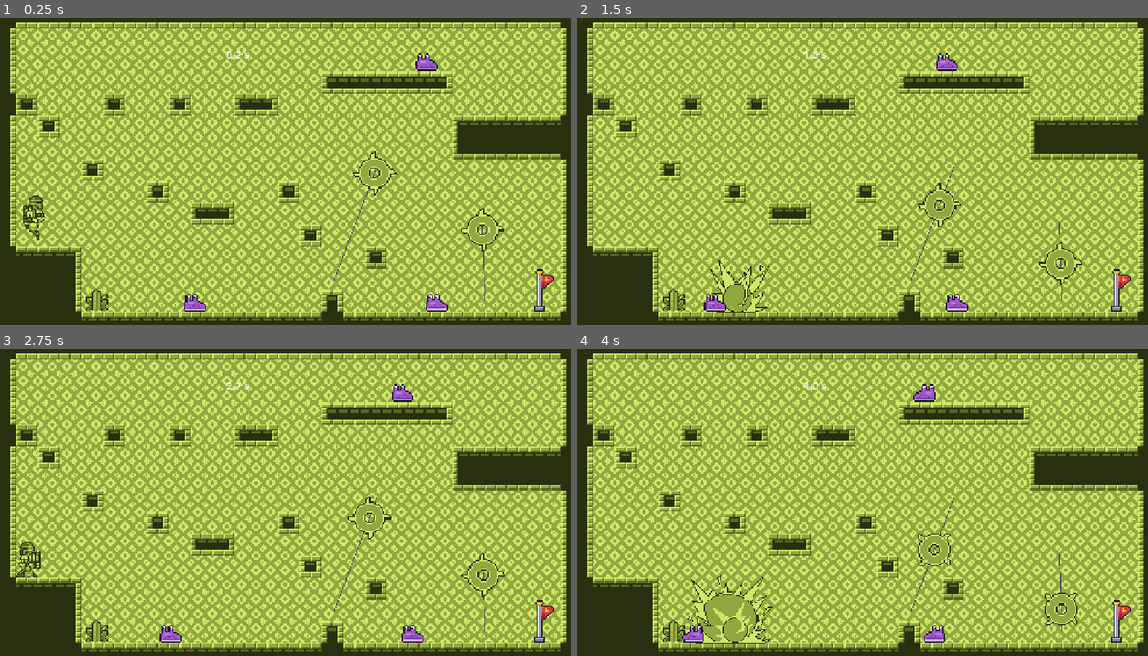
Above: before the commit, frames 1-4 (two rows, left to right).
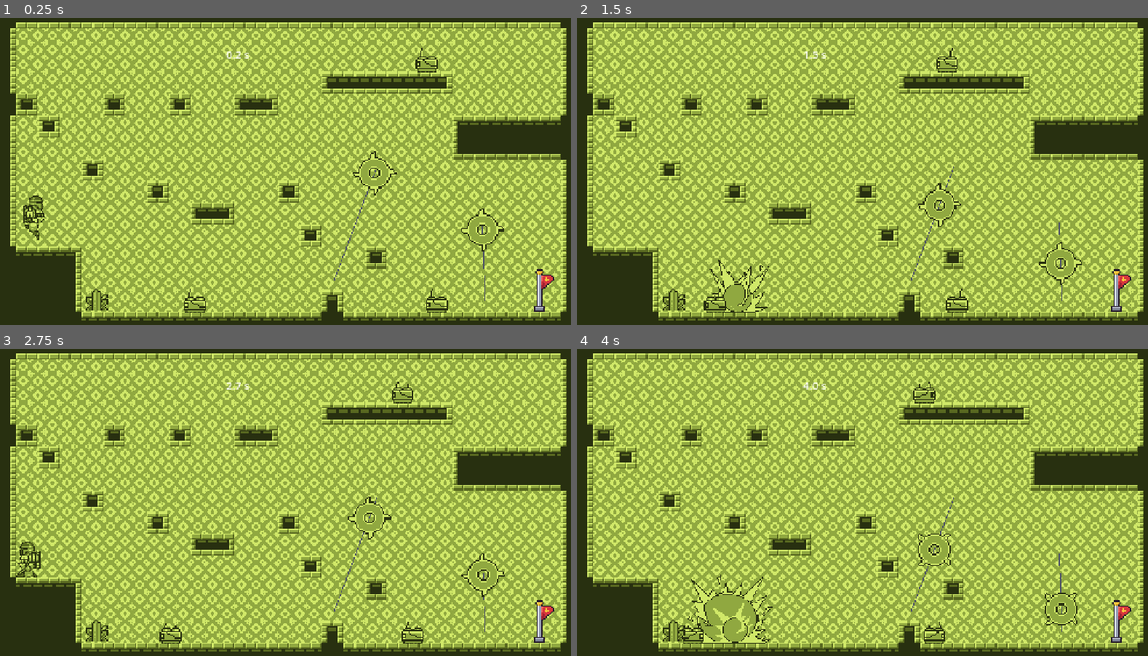
Above: after the commit, the same moments.

Repository: zliebowitz/ld60
Game: Godot game, scene res://scenes/main.tscn
Two runs of this game, one before a commit and one after it. Both use one fixed random seed, a clock stepped at 60 frames per second and the inputs below.
Inputs:
- Up to frame 1 (0.25 s): no input
- Up to frame 2 (1.5 s): hold Right (right) from 0.53 s (still down); tap E (dash) at 0.6, 1.35 s; tap Space (jump) at 0.77 s
- Up to frame 3 (2.75 s): tap Space (jump) at 1.52 s; release Right (right) at 2.03 s; hold Left (left) from 2.03 s (still down); tap E (dash) at 2.1 s
- Up to frame 4 (4 s): release Left (left) at 2.78 s; hold Right (right) from 2.78 s (still down); tap E (dash) at 2.85, 3.6 s; tap Space (jump) at 3.02, 3.77 s

The runs differ from the first frame. In frame 1, 0.6% of the frame differs, in the area x 32-79%, y 9-96%; in frame 2, 0.6%; in frame 3, 0.6%; in frame 4, 0.6%.

Commit message:
adding slug

Diff:
--- a/speed-jumper/scenes/slug.tscn
+++ b/speed-jumper/scenes/slug.tscn
@@ -1,17 +1,94 @@
 [gd_scene format=3 uid="uid://dj1mgc82agdsw"]
 
 [ext_resource type="Script" uid="uid://q6g5q4ve60r" path="res://scripts/slug.gd" id="1_1e7bd"]
-[ext_resource type="Texture2D" uid="uid://bpf5gdcqw0ds5" path="res://assets/images/Slug/walk.png" id="1_f4wvi"]
+[ext_resource type="Texture2D" uid="uid://bflvdh8pg0xca" path="res://assets/images/Slug/Slug.png" id="2_1e7bd"]
 
-[sub_resource type="AtlasTexture" id="AtlasTexture_1e7bd"]
-atlas = ExtResource("1_f4wvi")
-region = Rect2(0, 0, 16, 16)
+[sub_resource type="AtlasTexture" id="AtlasTexture_qi5w3"]
+atlas = ExtResource("2_1e7bd")
+region = Rect2(0, 0, 16, 18)
+
+[sub_resource type="AtlasTexture" id="AtlasTexture_jqy3o"]
+atlas = ExtResource("2_1e7bd")
+region = Rect2(16, 0, 16, 18)
+
+[sub_resource type="AtlasTexture" id="AtlasTexture_6ures"]
+atlas = ExtResource("2_1e7bd")
+region = Rect2(32, 0, 16, 18)
+
+[sub_resource type="AtlasTexture" id="AtlasTexture_0u2pq"]
+atlas = ExtResource("2_1e7bd")
+region = Rect2(48, 0, 16, 18)
+
+[sub_resource type="AtlasTexture" id="AtlasTexture_kfu62"]
+atlas = ExtResource("2_1e7bd")
+region = Rect2(64, 0, 16, 18)
+
+[sub_resource type="AtlasTexture" id="AtlasTexture_dp3yo"]
+atlas = ExtResource("2_1e7bd")
+region = Rect2(80, 0, 16, 18)
+
+[sub_resource type="AtlasTexture" id="AtlasTexture_871n2"]
+atlas = ExtResource("2_1e7bd")
+region = Rect2(96, 0, 16, 18)
+
+[sub_resource type="AtlasTexture" id="AtlasTexture_4k4ko"]
+atlas = ExtResource("2_1e7bd")
+region = Rect2(112, 0, 16, 18)
+
+[sub_resource type="AtlasTexture" id="AtlasTexture_iu4sc"]
+atlas = ExtResource("2_1e7bd")
+region = Rect2(128, 0, 16, 18)
+
+[sub_resource type="AtlasTexture" id="AtlasTexture_fnflt"]
+atlas = ExtResource("2_1e7bd")
+region = Rect2(144, 0, 16, 18)
+
+[sub_resource type="AtlasTexture" id="AtlasTexture_vu57h"]
+atlas = ExtResource("2_1e7bd")
+region = Rect2(160, 0, 16, 18)
+
+[sub_resource type="AtlasTexture" id="AtlasTexture_dxa22"]
+atlas = ExtResource("2_1e7bd")
+region = Rect2(176, 0, 16, 18)
 
 [sub_resource type="SpriteFrames" id="SpriteFrames_qlg0r"]
 animations = [{
 "frames": [{
 "duration": 1.0,
-"texture": SubResource("AtlasTexture_1e7bd")
+"texture": SubResource("AtlasTexture_qi5w3")
+}, {
+"duration": 1.0,
+"texture": SubResource("AtlasTexture_jqy3o")
+}, {
+"duration": 1.0,
+"texture": SubResource("AtlasTexture_6ures")
+}, {
+"duration": 1.0,
+"texture": SubResource("AtlasTexture_0u2pq")
+}, {
+"duration": 1.0,
+"texture": SubResource("AtlasTexture_kfu62")
+}, {
+"duration": 1.0,
+"texture": SubResource("AtlasTexture_dp3yo")
+}, {
+"duration": 1.0,
+"texture": SubResource("AtlasTexture_871n2")
+}, {
+"duration": 1.0,
+"texture": SubResource("AtlasTexture_4k4ko")
+}, {
+"duration": 1.0,
+"texture": SubResource("AtlasTexture_iu4sc")
+}, {
+"duration": 1.0,
+"texture": SubResource("AtlasTexture_fnflt")
+}, {
+"duration": 1.0,
+"texture": SubResource("AtlasTexture_vu57h")
+}, {
+"duration": 1.0,
+"texture": SubResource("AtlasTexture_dxa22")
 }],
 "loop": 1,
 "name": &"walk",
@@ -32,6 +109,7 @@
 sprite_frames = SubResource("SpriteFrames_qlg0r")
 animation = &"walk"
 autoplay = "walk"
+frame_progress = 0.8367929
 
 [node name="CollisionShape2D" type="CollisionShape2D" parent="." unique_id=147301323 groups=["enemy"]]
 position = Vector2(0, 4.5)
Binary file added: speed-jumper/assets/images/Slug/Slug.png
Not shown, changed: speed-jumper/assets/images/Slug/Slug.png.import
Binary file removed: speed-jumper/assets/images/Slug/walk.png
